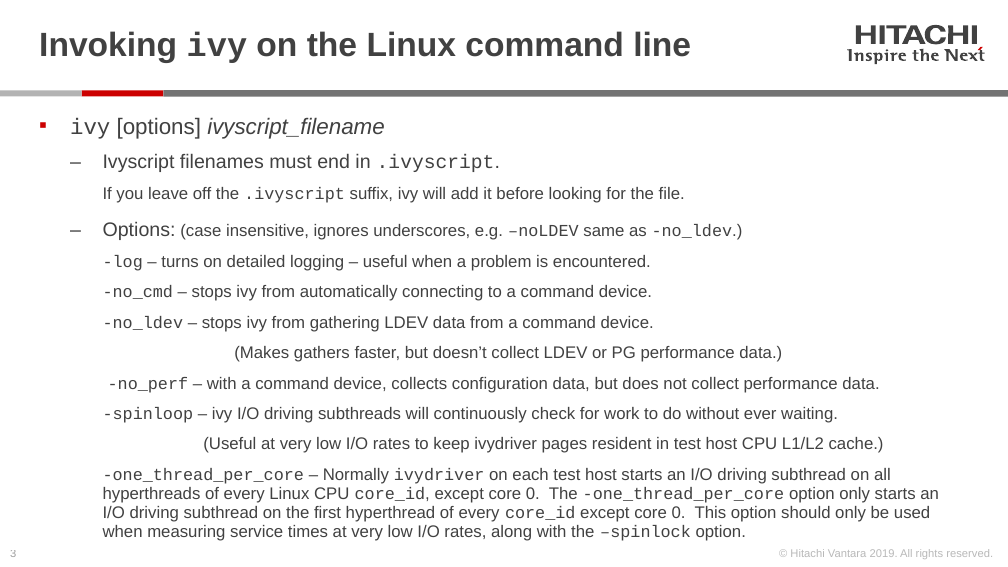
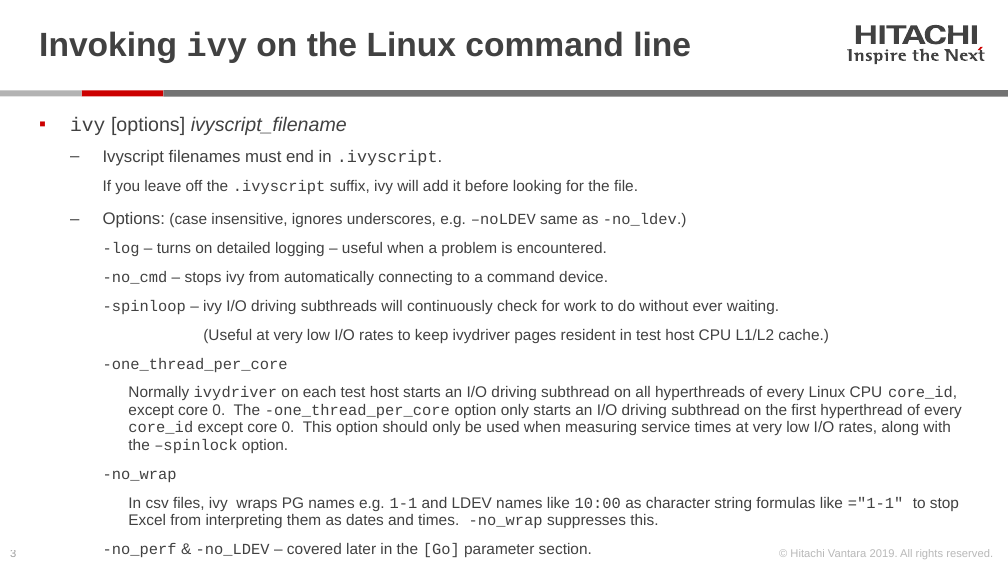
Before and after one commit to Hitachi-Data-Systems/ivy, a slide deck: slide 3 of doc/Programming the ivy engine.pptx. Drawn at 1008x567 pixels with LibreOffice and Linux fonts; fonts in the diff are those of the drawing. Boxes give left, top, right and bottom in pixels: in the first picture for what was removed or moved away, otherwise in the second. Text is boxed around its words. In the diff, an @@ line names an element or a change of style, - is before the commit and + after.

Commit message:
with -no_perf, perform a t=0 perf gather and resume perf gathers during IOPS=0 cooldown.

```diff
--- a/doc/Programming the ivy engine.pptx
+++ b/doc/Programming the ivy engine.pptx
@@ text at (x1=70, y1=116, x2=829, y2=343): size 16 to 14 pt in "ivy [options] ivyscript_filename"; size 14 to 12 pt in "Ivyscript filenames must end in .ivyscript.", "Options:"; size 12 to 11 pt in "If you leave off the .ivyscript suffix, ...", "(case insensitive, ignores underscores, e.g. –noLDEV same ...", "-log – turns on detailed logging – ...", "-no_cmd – stops ivy from automatically connecting ..." and 2 more places @@
@@ text at (x1=103, y1=316, x2=879, y2=393): paragraphs removed @@
-    -no_ldev – stops ivy from gathering LDEV data from a command device.
-      (Makes gathers faster, but doesn’t collect LDEV or PG performance data.)
-    -no_perf – with a command device, collects configuration data, but does not collect performance data.
@@ text at (x1=103, y1=358, x2=962, y2=557): text changed; size 12 to 11 pt @@
-    -one_thread_per_core – Normally ivydriver on each test host starts an I/O driving subthread on all hyperthreads of every Linux CPU core_id, except core 0. The -one_thread_per_core option only starts an I/O driving subthread on the first hyperthread of every core_id except core 0. This option should only be used when measuring service times at very low I/O rates, along with the –spinlock option.
+    -one_thread_per_core
+      Normally ivydriver on each test host starts an I/O driving subthread on all hyperthreads of every Linux CPU core_id, except core 0. The -one_thread_per_core option only starts an I/O driving subthread on the first hyperthread of every core_id except core 0. This option should only be used when measuring service times at very low I/O rates, along with the –spinlock option.
+    -no_wrap
+      In csv files, ivy wraps PG names e.g. 1-1 and LDEV names like 10:00 as character string formulas like ="1-1" to stop Excel from interpreting them as dates and times. -no_wrap suppresses this.
+    -no_perf & -no_LDEV – covered later in the [Go] parameter section.
```
Also in this commit, not shown: 2 other slides changed, 2 slides added, 22 other files.
